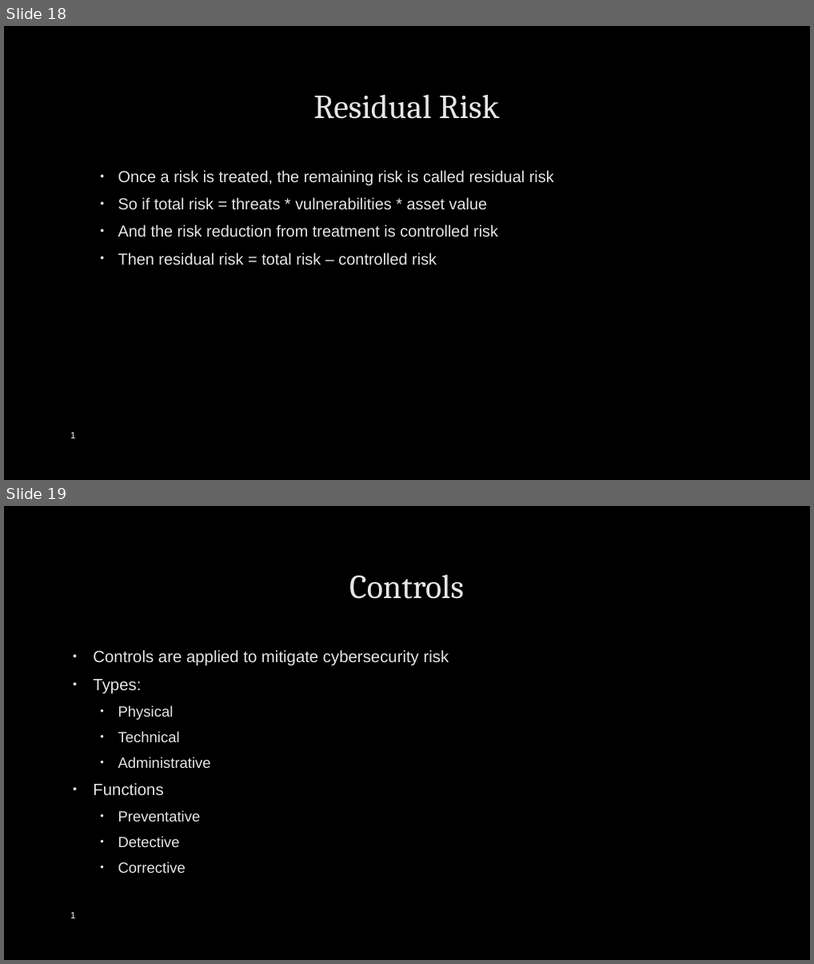
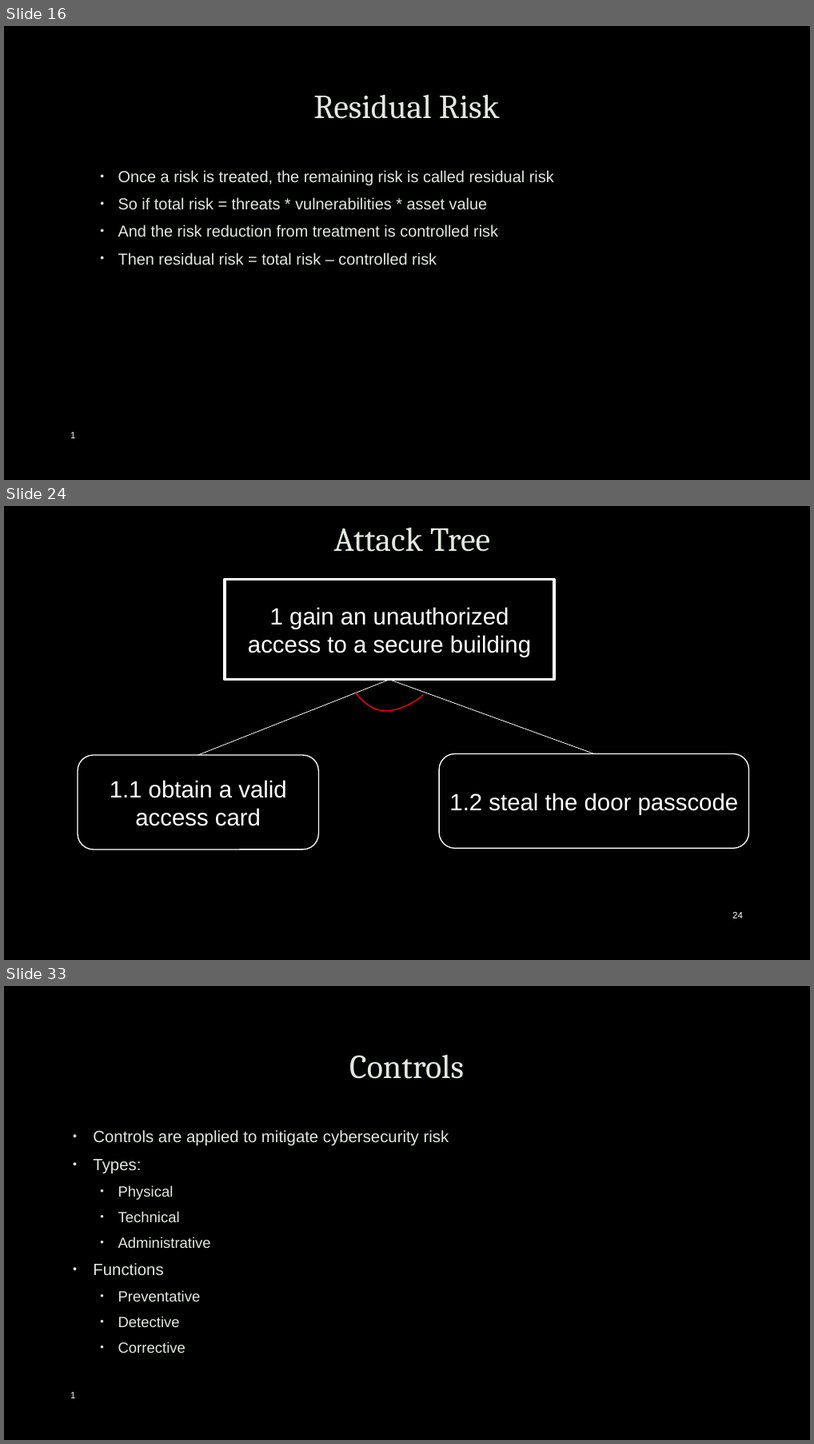
Before and after one commit to robert-mcknight/citx1003, a slide deck: cits1003-lecture_slides/CITS1003-7 Security Management.pptx. Shown one above the other, each under a label of ours: slides 18 and 19 before the commit, slides 16, 24 and 33 after it; the slides between them are not shown. The pictures are 814x964 and 814x1444 pixels, drawn with LibreOffice and Linux fonts; fonts in the diff are those of the drawing; background and template pictures are left out. Boxes give left, top, right and bottom in pixels: in the first picture for what was removed or moved away, otherwise in the second. Text is boxed around its words. In the diff, an @@ line names an element or a change of style, - is before the commit and + after.

```diff
--- a/cits1003-lecture_slides/CITS1003-7 Security Management.pptx
+++ b/cits1003-lecture_slides/CITS1003-7 Security Management.pptx
@@ slide 24 added at (4,506,810,960), background picture (left out) @@
@@ title added at (334,528,490,552), 40 pt, text #E4E8E2 @@
+Attack Tree
@@ rectangle added at (225,579,554,680), fill #000000, outline #FFFFFF 3 pt, 28 pt, text #FFFFFF @@
+1 gain an unauthorized access to a secure building
@@ line added from (390, 680) to (198, 755), #FFFFFF 0.75 pt @@
@@ freeform shape added at (356,693,423,711), outline #FF0000 1.25 pt @@
@@ line added from (390, 680) to (594, 753), #FFFFFF 0.75 pt @@
@@ rounded rectangle added at (78,755,319,849), fill #000000, outline #FFFFFF 1.25 pt, 28 pt, text #FFFFFF @@
+1.1 obtain a valid access card
@@ rounded rectangle added at (439,753,750,848), fill #000000, outline #FFFFFF 1.25 pt, 28 pt, text #FFFFFF @@
+1.2 steal the door passcode
@@ page number added at (733,912,743,918), 11 pt, text #FFFFFF @@
+24
@@ what was slide 18 is now slide 16 @@
@@ what was slide 19 is now slide 33 @@
```
Also in this commit, not shown: 1 slide changed, 15 other slides added, 2 slides removed, 3 other files.
